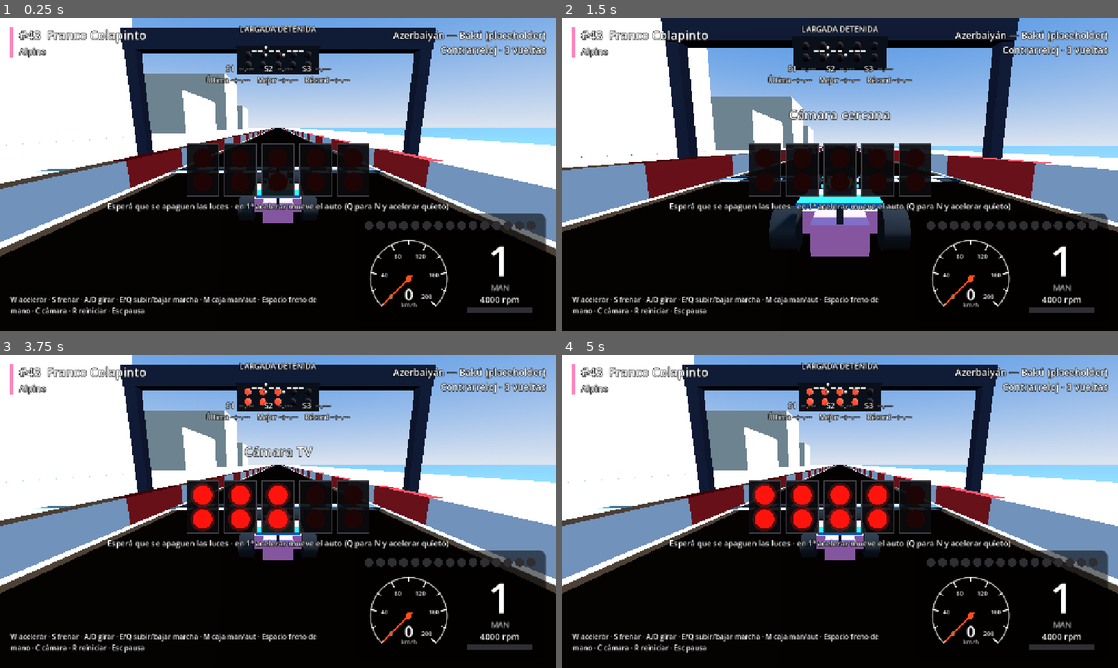
Above: before the commit, frames 1-4 (two rows, left to right).
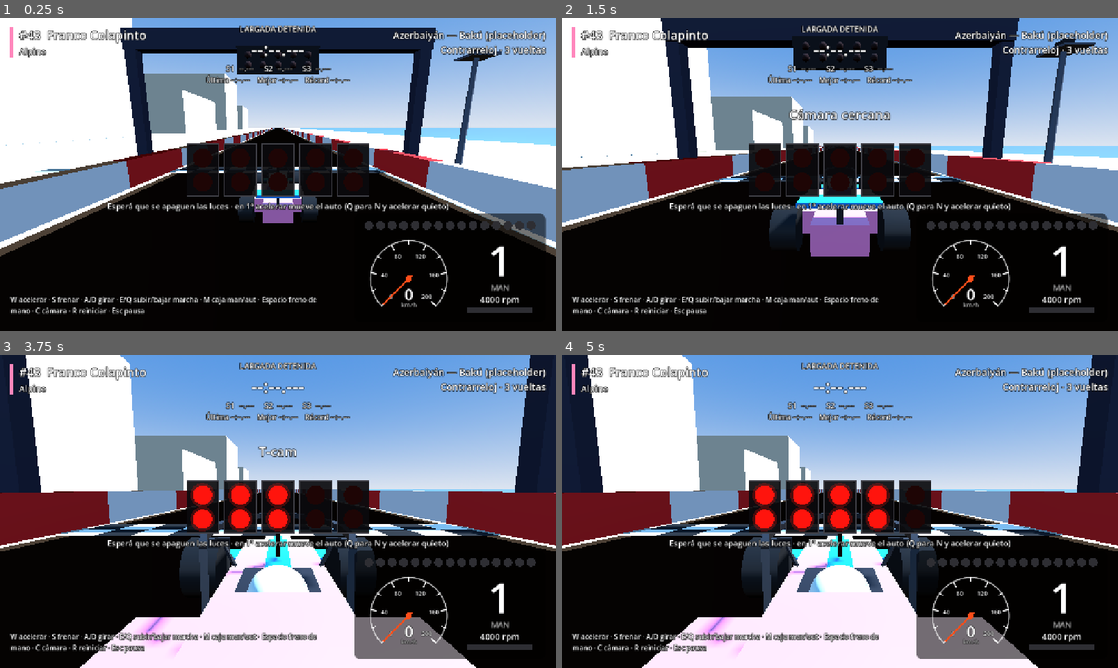
Above: after the commit, the same moments.

Repository: agustinhgimenez/GodotF126
Game: Godot game, scene res://scenes/main.tscn
The game is run twice, just before and just after one commit, with the same random seed, the same clock (stepped at 60 frames per second) and the same inputs. This scene is started directly instead of the project's main scene.
Inputs (mouse positions are in pixels of both pictures, inside the frame that each line leads up to):
- Up to frame 1 (0.25 s): no input
- Up to frame 2 (1.5 s): tap Enter at 0.5 s; move the mouse to (962, 158) at 0.52 s; hold D (steer_right) 0.53-1.25 s; hold C (change_camera) 0.53-1.25 s; click (962, 158) at 0.67 s; tap R (reset_car) at 1.25 s; drag from (728, 190) to (812, 237) at 1.27 s
- Up to frame 3 (3.75 s): move the mouse to (333, 442) at 2.02 s; hold D (steer_right) 2.03-2.75 s; hold C (change_camera) 2.03-2.75 s; drag from (250, 574) to (111, 464) at 2.77 s; move the mouse to (444, 558) at 3.52 s; hold A (steer_left) from 3.53 s (still down); hold C (change_camera) from 3.53 s (still down)
- Up to frame 4 (5 s): release A (steer_left) at 4.25 s; release C (change_camera) at 4.25 s; tap R (reset_car) at 4.25 s; drag from (673, 464) to (756, 433) at 4.27 s

The runs differ from the first frame. In frame 1, 0.6% of the frame differs, in the area x 66-91%, y 9-50%; in frame 2, 0.8%; in frame 3, 57%; in frame 4, 57%, in the area x 0-100%, y 0-100%.

Commit message:
Paso 18: T-cam, cámara de capot y cámaras de TV fijas en la pista con cortes y zoom
Co-authored-by: Cursor <cursoragent@cursor.com>

Diff:
--- a/GodotF126/data/tracks.json
+++ b/GodotF126/data/tracks.json
@@ -12,7 +12,19 @@
       "real_length_km": 6.003,
       "placeholder": true,
       "notes": "Trazado geométrico inspirado en Bakú (recta larga junto al mar + sector cerrado tipo castillo). NO es el layout oficial FIA.",
-      "status": "jugable"
+      "status": "jugable",
+      "tv_cameras": {
+        "count": 10,
+        "side_offset": 11.0,
+        "height": 7.0,
+        "frame_width": 18.0,
+        "fov_min": 10.0,
+        "fov_max": 60.0,
+        "switch_margin": 0.8,
+        "min_hold": 1.5,
+        "look_ahead": 0.8,
+        "look_smoothing": 7.0
+      }
     },
     {
       "id": "segunda_pista",
--- a/GodotF126/scenes/main.tscn
+++ b/GodotF126/scenes/main.tscn
@@ -8,6 +8,7 @@
 [ext_resource type="Script" path="res://scripts/ui/pause_menu.gd" id="6_pause"]
 [ext_resource type="Script" path="res://scripts/ui/results_screen.gd" id="7_results"]
 [ext_resource type="Script" path="res://scripts/race/start_lights.gd" id="8_lights"]
+[ext_resource type="Script" path="res://scripts/race/tv_cameras.gd" id="9_tv"]
 
 [sub_resource type="ProceduralSkyMaterial" id="ProceduralSkyMaterial_sky"]
 sky_top_color = Color(0.25, 0.45, 0.8, 1)
@@ -43,6 +44,9 @@
 [node name="StartLights" type="Node3D" parent="."]
 script = ExtResource("8_lights")
 
+[node name="TvCameras" type="Node3D" parent="."]
+script = ExtResource("9_tv")
+
 [node name="HUD" type="CanvasLayer" parent="." unique_id=543547257]
 script = ExtResource("4_hud")
 
--- a/GodotF126/scripts/car/car_audio_fx.gd
+++ b/GodotF126/scripts/car/car_audio_fx.gd
@@ -110,7 +110,7 @@
 	_impact_timer = maxf(_impact_timer - delta, 0.0)
 	if _playback == null:
 		return
-	_player.volume_db = volume_db + (0.0 if _car.is_cockpit_view() else chase_volume_db)
+	_player.volume_db = volume_db + (0.0 if _car.is_onboard_view() else chase_volume_db)
 	var frames := _playback.get_frames_available()
 	if frames > 0:
 		_playback.push_buffer(synthesize(frames))
--- a/GodotF126/scripts/car/engine_audio.gd
+++ b/GodotF126/scripts/car/engine_audio.gd
@@ -109,7 +109,7 @@
 func _process(delta: float) -> void:
 	if _playback == null:
 		return
-	_player.volume_db = volume_db + (0.0 if _car.is_cockpit_view() else chase_volume_db)
+	_player.volume_db = volume_db + (0.0 if _car.is_onboard_view() else chase_volume_db)
 	_update_pops(delta)
 	var frames := _playback.get_frames_available()
 	if frames > 0:
--- a/GodotF126/scripts/car_controller.gd
+++ b/GodotF126/scripts/car_controller.gd
@@ -11,11 +11,21 @@
 ## Choque contra un muro; strength 0–1 según la velocidad perdida (puede repetirse cada frame).
 signal wall_hit(strength: float)
 
-## "smooth" = la cámara sigue el giro del auto con retraso; false = pegada al auto.
+## Cámara del auto (o de la pista) activa: true = cámaras de TV de la pista (Paso 18).
+signal camera_mode_applied(external: bool)
+
+## "view": chase = sigue el giro del auto con retraso; onboard = pegada al auto (T-cam, capot);
+## cockpit = pegada al auto con volante, brazos, espejos y casco; external = cámaras de TV
+## fijas de la pista (las maneja TvCameras, la cámara del auto se apaga).
+## "shake": fracción de la vibración en las cámaras pegadas (las chase usan shake_chase_factor).
+## Los índices 0–2 son los del Paso 2 (quedan guardados en user://settings.json).
 const CAMERA_MODES := [
-	{"name": "Cámara TV", "position": Vector3(0, 2.6, 7.5), "pitch": -12.0, "fov": 70.0, "smooth": true},
-	{"name": "Cámara cercana", "position": Vector3(0, 1.7, 4.8), "pitch": -8.0, "fov": 75.0, "smooth": true},
-	{"name": "Cockpit", "position": Vector3(0, 0.95, -0.55), "pitch": -2.0, "fov": 80.0, "smooth": false},
+	{"name": "Cámara TV", "position": Vector3(0, 2.6, 7.5), "pitch": -12.0, "fov": 70.0, "view": "chase"},
+	{"name": "Cámara cercana", "position": Vector3(0, 1.7, 4.8), "pitch": -8.0, "fov": 75.0, "view": "chase"},
+	{"name": "Cockpit", "position": Vector3(0, 0.95, -0.55), "pitch": -2.0, "fov": 80.0, "view": "cockpit", "shake": 1.0},
+	{"name": "T-cam", "position": Vector3(0, 1.3, 0.75), "pitch": -6.0, "fov": 72.0, "view": "onboard", "shake": 0.7},
+	{"name": "Cámara de capot", "position": Vector3(0, 0.86, -1.95), "pitch": -4.0, "fov": 75.0, "view": "onboard", "shake": 0.8},
+	{"name": "Cámaras de pista", "view": "external"},
 ]
 
 @export_group("Motor")
@@ -66,6 +76,7 @@
 var _shake_noise := FastNoiseLite.new()
 var _shake_time: float = 0.0
 var _impact: float = 0.0
+var _showcase: bool = false
 
 @onready var _camera_pivot: Node3D = $CameraPivot
 @onready var _camera: Camera3D = $CameraPivot/Camera3D
@@ -162,6 +173,7 @@
 
 ## Auto de exhibición para los menús: sin física, sin controles, sin sonido y sin su cámara.
 func set_showcase(enabled: bool) -> void:
+	_showcase = enabled
 	controls_enabled = not enabled
 	set_physics_process(not enabled)
 	set_process_unhandled_input(not enabled)
@@ -170,23 +182,41 @@
 	_camera.current = not enabled
 
 
+func _camera_view() -> String:
+	return str(CAMERA_MODES[camera_mode]["view"])
+
+
 func is_cockpit_view() -> bool:
-	return not bool(CAMERA_MODES[camera_mode]["smooth"])
+	return _camera_view() == "cockpit"
+
+
+## Cámaras pegadas al auto (cockpit, T-cam, capot): el sonido se oye "de adentro".
+func is_onboard_view() -> bool:
+	return _camera_view() == "cockpit" or _camera_view() == "onboard"
+
+
+func uses_external_camera() -> bool:
+	return _camera_view() == "external"
 
 
 func _apply_camera_mode() -> void:
 	var mode: Dictionary = CAMERA_MODES[camera_mode]
-	var pitch := deg_to_rad(float(mode["pitch"]))
-	var offset: Vector3 = mode["position"]
-	var is_chase := bool(mode["smooth"])
-	_camera_base = Transform3D(Basis(Vector3.RIGHT, pitch), offset)
-	_camera.transform = _camera_base
-	_camera.fov = float(mode["fov"])
-	_camera.near = 0.3 if is_chase else 0.1
-	_helmet.visible = is_chase
-	steering_wheel.visible = not is_chase
-	driver_arms.visible = not is_chase
-	cockpit_detail.set_cockpit_view(not is_chase)
+	var view := _camera_view()
+	var cockpit := view == "cockpit"
+	if view != "external":
+		var pitch := deg_to_rad(float(mode["pitch"]))
+		var offset: Vector3 = mode["position"]
+		_camera_base = Transform3D(Basis(Vector3.RIGHT, pitch), offset)
+		_camera.transform = _camera_base
+		_camera.fov = float(mode["fov"])
+		_camera.near = 0.3 if view == "chase" else 0.1
+	if not _showcase:
+		_camera.current = view != "external"
+	_helmet.visible = not cockpit
+	steering_wheel.visible = cockpit
+	driver_arms.visible = cockpit
+	cockpit_detail.set_cockpit_view(cockpit)
+	camera_mode_applied.emit(view == "external")
 
 
 func _physics_process(delta: float) -> void:
@@ -305,7 +335,7 @@
 	var t := _camera_pivot.global_transform
 	t.origin = global_position
 	var target_basis := Basis(Vector3.UP, rotation.y)
-	var weight := clampf(camera_follow * delta, 0.0, 1.0) if CAMERA_MODES[camera_mode]["smooth"] else 1.0
+	var weight := clampf(camera_follow * delta, 0.0, 1.0) if _camera_view() == "chase" else 1.0
 	t.basis = t.basis.slerp(target_basis, weight).orthonormalized()
 	_camera_pivot.global_transform = t
 	_update_shake(delta)
@@ -318,7 +348,7 @@
 	_impact = move_toward(_impact, 0.0, shake_impact_decay * delta)
 	var speed_part := pow(clampf(absf(forward_speed) / max_speed, 0.0, 1.0), 2.0)
 	var impact_part := _impact * _impact
-	var factor := shake_chase_factor if CAMERA_MODES[camera_mode]["smooth"] else 1.0
+	var factor := shake_chase_factor if _camera_view() == "chase" else float(CAMERA_MODES[camera_mode].get("shake", 1.0))
 	var amount := (shake_speed_amplitude * speed_part + shake_impact_amplitude * impact_part) * factor
 	var roll_amount := deg_to_rad(shake_max_roll_deg) * minf(speed_part * 0.5 + impact_part, 1.0) * factor
 	var n := _shake_time * shake_frequency
--- a/GodotF126/scripts/main.gd
+++ b/GodotF126/scripts/main.gd
@@ -38,6 +38,7 @@
 @onready var pause_menu: PauseMenu = $PauseMenu
 @onready var results_screen: ResultsScreen = $ResultsScreen
 @onready var start_lights: StartLights = $StartLights
+@onready var tv_cameras: TvCameras = $TvCameras
 
 
 func _ready() -> void:
@@ -50,6 +51,12 @@
 		driver_id = str(grid.get("default_driver_id", "colapinto"))
 	_select_driver(grid, driver_id)
 	var track_info := _find_track(tracks, TRACK_ID)
+
+	var tv_data = track_info.get("tv_cameras", {})
+	if tv_data is Dictionary:
+		tv_cameras.configure(tv_data)
+	tv_cameras.setup(track.centerline, car, track.checkpoint_indices[0] if not track.checkpoint_indices.is_empty() else 0)
+	car.camera_mode_applied.connect(tv_cameras.set_active)
 
 	var car_data := DataLoader.load_json(DataLoader.CAR_PATH)
 	car.configure(car_data)
@@ -89,6 +96,8 @@
 	results_screen.menu_requested.connect(get_tree().change_scene_to_file.bind(MENU_SCENE))
 	lap_timer.session_finished.connect(_on_session_finished)
 	Settings.changed.connect(_on_setting_changed)
+	# El auto ya está en su lugar (grilla o largada): elegir la torre de TV desde ahí.
+	tv_cameras.set_active(car.uses_external_camera())
 
 
 ## Modo elegido en el menú (GameState); en contrarreloj fija las vueltas del cronómetro.
--- a/GodotF126/scripts/menu/options_panel.gd
+++ b/GodotF126/scripts/menu/options_panel.gd
@@ -13,7 +13,7 @@
 const CHOICES := [
 	["gearbox", "Caja de cambios", ["manual", "automatic"], ["Manual (E/Q)", "Automática"]],
 	["steering_assist", "Dirección asistida", [true, false], ["Sí", "No"]],
-	["camera", "Cámara inicial", [0, 1, 2], ["TV", "Cercana", "Cockpit"]],
+	["camera", "Cámara inicial", [0, 1, 2, 3, 4, 5], ["TV", "Cercana", "Cockpit", "T-cam", "Capot", "De pista"]],
 	["quality", "Calidad gráfica", ["low", "medium", "high"], ["Baja", "Media", "Alta"]],
 	["fullscreen", "Pantalla completa", [false, true], ["No", "Sí"]],
 ]
--- /dev/null
+++ b/GodotF126/scripts/race/tv_cameras.gd
@@ -0,0 +1,172 @@
+class_name TvCameras
+extends Node3D
+## Cámaras de TV fijas en la pista (Paso 18). Se reparten a lo largo del trazado, del lado
+## de afuera de cada curva y por encima de los muros, cada una sobre un poste.
+## Una sola Camera3D salta (corte) a la torre más cercana a donde va a estar el auto, lo
+## sigue con look_at suavizado y ajusta el zoom para que el auto ocupe siempre lo mismo.
+## Se usan cuando la cámara del auto está en el modo "Cámaras de pista" y en los replays
+## (Paso 51).
+
+signal camera_cut(index: int)
+
+var count: int = 10
+var side_offset: float = 11.0
+var height: float = 7.0
+var frame_width: float = 18.0     ## metros de escena que entran a lo ancho alrededor del auto
+var fov_min: float = 10.0
+var fov_max: float = 60.0
+var switch_margin: float = 0.8    ## la nueva torre tiene que estar a menos de este % de distancia
+var min_hold: float = 1.5         ## segundos mínimos en una torre antes de cortar
+var look_ahead: float = 0.8       ## segundos hacia adelante para elegir torre
+var look_smoothing: float = 7.0
+
+var positions: PackedVector3Array = PackedVector3Array()
+var active: bool = false
+var current_index: int = -1
+
+var _car: Node3D
+var _camera: Camera3D
+var _target: Vector3
+var _held: float = 0.0
+
+
+func _ready() -> void:
+	_camera = Camera3D.new()
+	_camera.name = "TvCamera"
+	_camera.near = 0.5
+	_camera.far = 2000.0
+	add_child(_camera)
+
+
+func configure(data: Dictionary) -> void:
+	count = int(data.get("count", count))
+	side_offset = float(data.get("side_offset", side_offset))
+	height = float(data.get("height", height))
+	frame_width = float(data.get("frame_width", frame_width))
+	fov_min = float(data.get("fov_min", fov_min))
+	fov_max = float(data.get("fov_max", fov_max))
+	switch_margin = float(data.get("switch_margin", switch_margin))
+	min_hold = float(data.get("min_hold", min_hold))
+	look_ahead = float(data.get("look_ahead", look_ahead))
+	look_smoothing = float(data.get("look_smoothing", look_smoothing))
+
+
+## Ubica las torres sobre el trazado de la pista (centerline cerrada) y las arma.
+func setup(centerline: PackedVector3Array, car: Node3D, start_index: int = 0) -> void:
+	_car = car
+	positions = PackedVector3Array()
+	var n := centerline.size()
+	if n < 3 or count <= 0:
+		return
+	for k in count:
+		var i := (start_index + k * n / count) % n
+		var tangent := (centerline[(i + 1) % n] - centerline[(i - 1 + n) % n]).normalized()
+		var right := tangent.cross(Vector3.UP).normalized()
+		# Lado de afuera de la curva: contrario a hacia donde dobla el trazado.
+		var span := maxi(n / 40, 2)
+		var before := (centerline[i] - centerline[(i - span + n) % n]).normalized()
+		var after := (centerline[(i + span) % n] - centerline[i]).normalized()
+		var turn := before.cross(after).y   # > 0 dobla a la izquierda
+		var side := 1.0 if turn >= 0.0 else -1.0
+		positions.append(centerline[i] + right * side * side_offset + Vector3(0, height, 0))
+	_build_towers()
+
+
+func set_active(enabled: bool) -> void:
+	active = enabled
+	if enabled and not positions.is_empty():
+		_cut_to(_best_index())
+		_camera.make_current()
+	elif _camera.current:
+		_camera.current = false
+
+
+func get_camera() -> Camera3D:
+	return _camera
+
+
+func _process(delta: float) -> void:
+	if not active or _car == null or positions.is_empty():
+		return
+	_held += delta
+	var best := _best_index()
+	if best != current_index:
+		var current_distance := positions[current_index].distance_to(_predicted())
+		var best_distance := positions[best].distance_to(_predicted())
+		if _held >= min_hold and best_distance < current_distance * switch_margin:
+			_cut_to(best)
+	var aim := _car.global_position + Vector3(0, 0.5, 0)
+	_target = _target.lerp(aim, clampf(look_smoothing * delta, 0.0, 1.0))
+	_aim()
+
+
+func _predicted() -> Vector3:
+	var velocity := Vector3.ZERO
+	if _car is CharacterBody3D:
+		velocity = (_car as CharacterBody3D).velocity
+	return _car.global_position + velocity * look_ahead
+
+
+func _best_index() -> int:
+	var point := _predicted()
+	var best := 0
+	var best_distance := INF
+	for i in positions.size():
+		var distance := positions[i].distance_to(point)
+		if distance < best_distance:
+			best_distance = distance
+			best = i
+	return best
+
+
+func _cut_to(index: int) -> void:
+	current_index = index
+	_held = 0.0
+	_target = _car.global_position + Vector3(0, 0.5, 0)
+	_camera.global_position = positions[index]
+	_aim()
+	camera_cut.emit(index)
+
+
+func _aim() -> void:
+	var eye := _camera.global_position
+	if eye.distance_to(_target) < 0.5:
+		return
+	_camera.look_at(_target, Vector3.UP)
+	var distance := eye.distance_to(_target)
+	_camera.fov = clampf(rad_to_deg(2.0 * atan(frame_width * 0.5 / distance)), fov_min, fov_max)
+
+
+## Poste con una cámara arriba en cada torre (sólo decorado, sin colisión).
+func _build_towers() -> void:
+	for child in get_children():
+		if child != _camera:
+			child.queue_free()
+	var pole_material := StandardMaterial3D.new()
+	pole_material.albedo_color = Color(0.3, 0.32, 0.35)
+	var body_material := StandardMaterial3D.new()
+	body_material.albedo_color = Color(0.08, 0.08, 0.1)
+	for p in positions:
+		var pole := MeshInstance3D.new()
+		var pole_mesh := CylinderMesh.new()
+		pole_mesh.top_radius = 0.12
+		pole_mesh.bottom_radius = 0.18
+		pole_mesh.height = p.y - 0.6
+		pole.mesh = pole_mesh
+		pole.material_override = pole_material
+		pole.position = Vector3(p.x, (p.y - 0.6) * 0.5, p.z)
+		add_child(pole)
+		var platform := MeshInstance3D.new()
+		var platform_mesh := BoxMesh.new()
+		platform_mesh.size = Vector3(1.4, 0.12, 1.4)
+		platform.mesh = platform_mesh
+		platform.material_override = pole_material
+		platform.position = p + Vector3(0, -0.6, 0)
+		add_child(platform)
+		var body := MeshInstance3D.new()
+		var body_mesh := BoxMesh.new()
+		body_mesh.size = Vector3(0.35, 0.35, 0.6)
+		body.mesh = body_mesh
+		body.material_override = body_material
+		body.position = p + Vector3(0, -0.35, 0)
+		add_child(body)
--- a/GodotF126/scripts/settings.gd
+++ b/GodotF126/scripts/settings.gd
@@ -125,10 +125,14 @@
 		"quality":
 			return value if str(value) in QUALITY_LEVELS else fallback
 		"camera":
+			if not (value is int or value is float):
+				return int(fallback)
 			return clampi(int(value), 0, CarController.CAMERA_MODES.size() - 1)
 		"steering_assist", "fullscreen":
-			return bool(value)
+			return value if value is bool else fallback
 	if key in VOLUME_BUSES:
+		if not (value is int or value is float):
+			return int(fallback)
 		return clampi(int(value), 0, 100)
 	return value
 
Not shown, added: GodotF126/scripts/race/tv_cameras.gd.uid
Not shown, changed: GodotF126/ROADMAP.md
Not shown, changed: PARA-EL-AGENTE-LOCAL.md
Not shown, changed: README.md
Not shown, added: informes/capturas/paso18-capot.png
Not shown, added: informes/capturas/paso18-pista-2.png
Not shown, added: informes/capturas/paso18-pista.png
Not shown, added: informes/capturas/paso18-tcam.png
